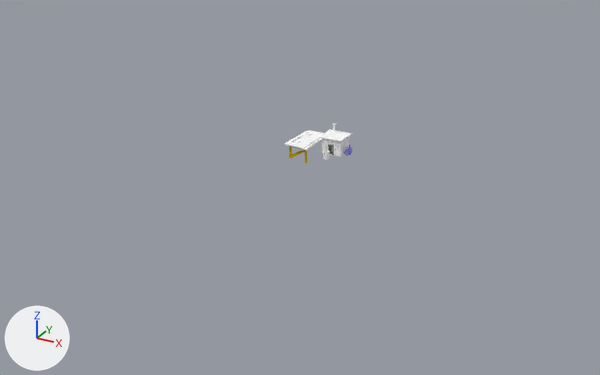
The Blender file trunk/data/models/shanty.blend, before and after one commit.
Before and after are seen from a 50 mm lens placed at (28.5, -55.9, 24.6), pointed at (-1.0, -2.2, -2.3). Lighting does not change. The marker at lower left points along +X, +Y and +Z.

The older version as bpy lines, for what is in view:
```python
ob_g_cube1_color_256_25 = bpy.data.objects.new('g_cube1_color_256_25', me_g_cube1_color_256_256)
ob_g_cube1_color_256_25.location = (0.0, 0.0, 0.0)
ob_g_cube1_default = bpy.data.objects.new('g_cube1_default', me_g_cube1_default)
ob_g_cube1_default.location = (0.0, 0.0, 0.0)
ob_g_cube9_color_163_10 = bpy.data.objects.new('g_cube9_color_163_10', me_g_cube9_color_163_100)
ob_g_cube9_color_163_10.location = (0.0, 0.0, 0.0)
ob_g_cube9_default = bpy.data.objects.new('g_cube9_default', me_g_cube9_default)
ob_g_cube9_default.location = (0.0, 0.0, 0.0)
ob_g_cylinder8_default = bpy.data.objects.new('g_cylinder8_default', me_g_cylinder8_default)
ob_g_cylinder8_default.location = (0.0, 0.0, 0.0)
```
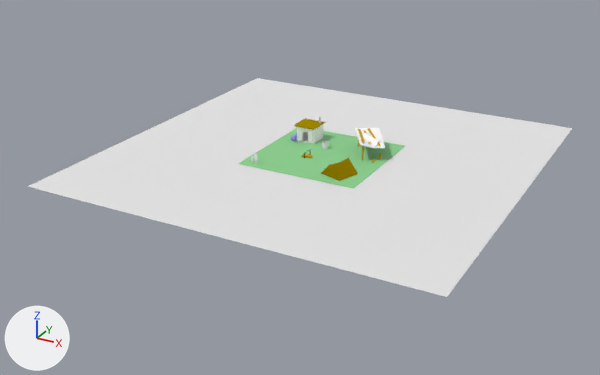
Where the newer file only moved an object's origin or applied its transform, the numbers keep the older frame.

Boxes [x1, y1, x2, y2] around the edits, measured in the pictures (600 x 375 px):
'Shadowcatcher', added
    after: [27, 78, 572, 297]
'Ground', added (green)
    after: [238, 128, 405, 188]
'g_cube1_default', deleted
    before: [319, 123, 352, 157]
'Cube.006', added (yellow)
    after: [321, 158, 358, 181]
'Cube', added
    after: [355, 128, 385, 148]
'g_cube1_default.001', added
    after: [297, 124, 323, 144]
'Wellblechdach', added
    after: [294, 118, 326, 130]
'g_cube9_color_163_10', deleted
    before: [289, 146, 307, 163]
'g_cube1_color_256_25', deleted
    before: [343, 136, 350, 154]
'g_cylinder8_default', deleted
    before: [323, 150, 330, 160]
'Cylinder.001', added
    after: [322, 140, 329, 149]
'Jeff', added
    after: [251, 152, 258, 163]
part 1 of me_g_cube9_default, deleted
    before: [285, 130, 324, 150]

The change, as a list of edits to the scene's bpy script:
```text
Change me_g_cube9_default:
    remove me_g_cube9_default.from_pydata(...)  # 137 vertices, 188 faces; spans x -2.58..-0.58, y -1.81..2.04, z 0.8..1.14
    remove me_g_cube9_default.materials.append(mat_default)  # white #ffffff
    add me_g_cube9_default.from_pydata(...)  # 8 vertices, 5 faces; spans x -0.09..0.09, y -0.18..0.18, z -0.03..0.03
    me_g_cube9_default part 1: 137 vertices removed from x -2.58..-0.58, y -1.81..2.04, z 0.8..1.14
    add me_g_cube9_default.materials.append(mat_holz2)  # yellow #d3a200
Add me_shadowcatcher:
    me_shadowcatcher.from_pydata([(24.3, 24.3, 0.0), (24.3, -24.3, 0.0), (-24.3, -24.3, 0.0), (-24.3, 24.3, 0.0)], [], [(0, 3, 2, 1)])
    me_shadowcatcher.materials.append(mat_shadowcatcher)  # white #e7e7e7
Add me_plane_001:
    me_plane_001.from_pydata([(2.5, 2.5, 0.0), (2.5, -2.5, 0.0), (-2.5, -2.5, 0.0), (-2.5, 2.5, 0.0)], [], [(0, 3, 2, 1)])
    me_plane_001.materials.append(mat_grass)  # green #91d293
Add me_cube_006:
    me_cube_006.from_pydata([(1.0, 1.0, -0.53), (1.0, -1.0, -0.53), (-1.0, -1.0, -0.53), (-1.0, 1.0, -0.53), (0.0, 1.0, 0.53), (0.0, -1.0, 0.53), (0.0, 0.0, 0.39), (0.0, 0.74, 0.46), (0.0, -0.74, 0.46)], [], [(0, 1, 2, 3), (0, 4, 7), (1, 5, 2), (2, 5, 8), (4, 0, 3), (6, 7, 3), (6, 3, 2), (6, 8, 1), (1, 0, 6), (8, 5, 1), (7, 4, 3), (8, 6, 2), (6, 0, 7)])
    me_cube_006.materials.append(mat_material)  # yellow #957d00
Remove ob_g_cube1_default:
    ob_g_cube1_default = bpy.data.objects.new('g_cube1_default', me_g_cube1_default)
Remove ob_g_cylinder8_default:
    ob_g_cylinder8_default = bpy.data.objects.new('g_cylinder8_default', me_g_cylinder8_default)
Remove ob_g_cube9_color_163_10:
    ob_g_cube9_color_163_10 = bpy.data.objects.new('g_cube9_color_163_10', me_g_cube9_color_163_100)
Remove ob_g_cube1_color_256_25:
    ob_g_cube1_color_256_25 = bpy.data.objects.new('g_cube1_color_256_25', me_g_cube1_color_256_256)
Add ob_shadowcatcher:
    ob_shadowcatcher = bpy.data.objects.new('Shadowcatcher', me_shadowcatcher)
    ob_shadowcatcher.location = (0.0, 0.0, -0.03)
    ob_shadowcatcher.scale = (0.668, 0.668, 0.668)
Add ob_jeff:
    ob_jeff = bpy.data.objects.new('Jeff', me_plane)  # 212 vertices, 214 faces; spans x -0.246..0.246, y -0.026..0.026, z -0.38..0.38
    ob_jeff.location = (-3.97, -4.19, 0.46)
    ob_jeff.scale = (1.19, 1.19, 1.19)
Add ob_ground:
    ob_ground = bpy.data.objects.new('Ground', me_plane_001)
    ob_ground.location = (0.02, 0.02, 0.0)
    ob_ground.rotation_euler = (0.0, 0.0, -1.571)  # degrees (0, 0, -90)
    ob_ground.scale = (2.01, 2.01, 2.01)
Add ob_g_cube1_default_001:
    ob_g_cube1_default_001 = bpy.data.objects.new('g_cube1_default.001', me_g_cube1_default_001)  # 254 vertices, 279 faces; spans x -0.83..0.83, y -0.83..0.83, z -0.66..0.66; in mat_default (white #ffffff)
    ob_g_cube1_default_001.location = (-2.64, 2.56, 0.69)
    ob_g_cube1_default_001.scale = (-1.0, 1.0, 1.0)
Add ob_wellblechdach:
    ob_wellblechdach = bpy.data.objects.new('Wellblechdach', me_g_cube1_default_002)  # 176 vertices, 134 faces; spans x -0.99..1.0, y -1.0..1.02, z -0.06..0.06; in mat_blechdach (yellow #a48a00)
    ob_wellblechdach.location = (-2.63, 2.58, 1.36)
    ob_wellblechdach.scale = (-1.0, 1.0, 1.0)
Add ob_cube:
    ob_cube = bpy.data.objects.new('Cube', me_cube)  # 14 vertices, 12 faces; spans x -1.0..1.0, y -1.85..1.99, z -0.06..0.28; in mat_default (white #ffffff)
    ob_cube.location = (3.09, 2.07, 1.17)
    ob_cube.rotation_euler = (0.0, 0.0, 0.545)  # degrees (0, 0, 31)
Add ob_cylinder_001:
    ob_cylinder_001 = bpy.data.objects.new('Cylinder.001', me_cylinder)  # 146 vertices, 160 faces; spans x -0.288..0.288, y -0.288..0.288, z -0.349..0.213
    ob_cylinder_001.location = (-0.58, 1.4, 0.34)
Add ob_cube_006:
    ob_cube_006 = bpy.data.objects.new('Cube.006', me_cube_006)
    ob_cube_006.location = (2.89, -3.03, 0.55)
    ob_cube_006.rotation_euler = (0.0, 0.0, -0.322)  # degrees (0, 0, -18)
```
